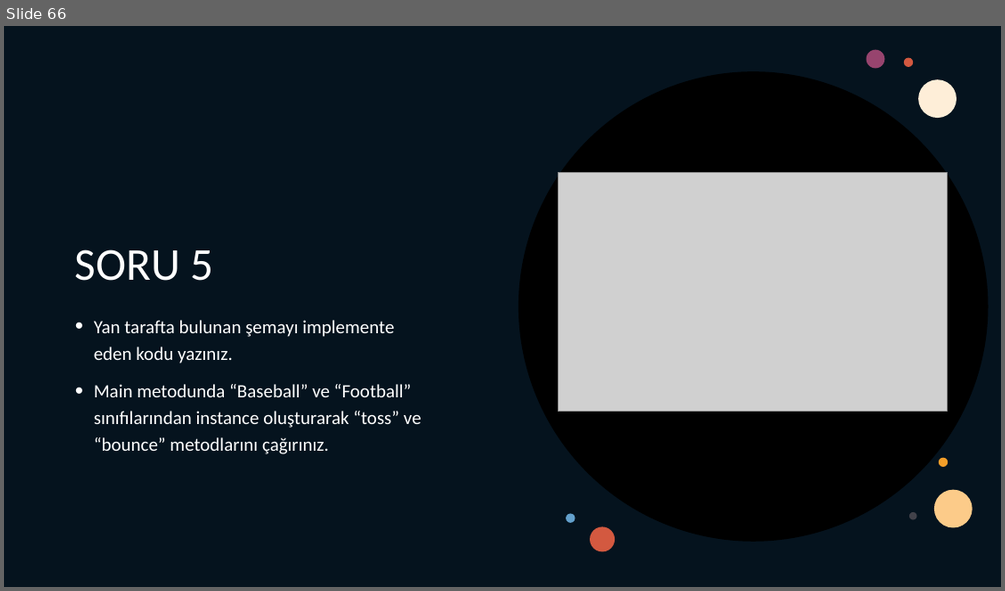
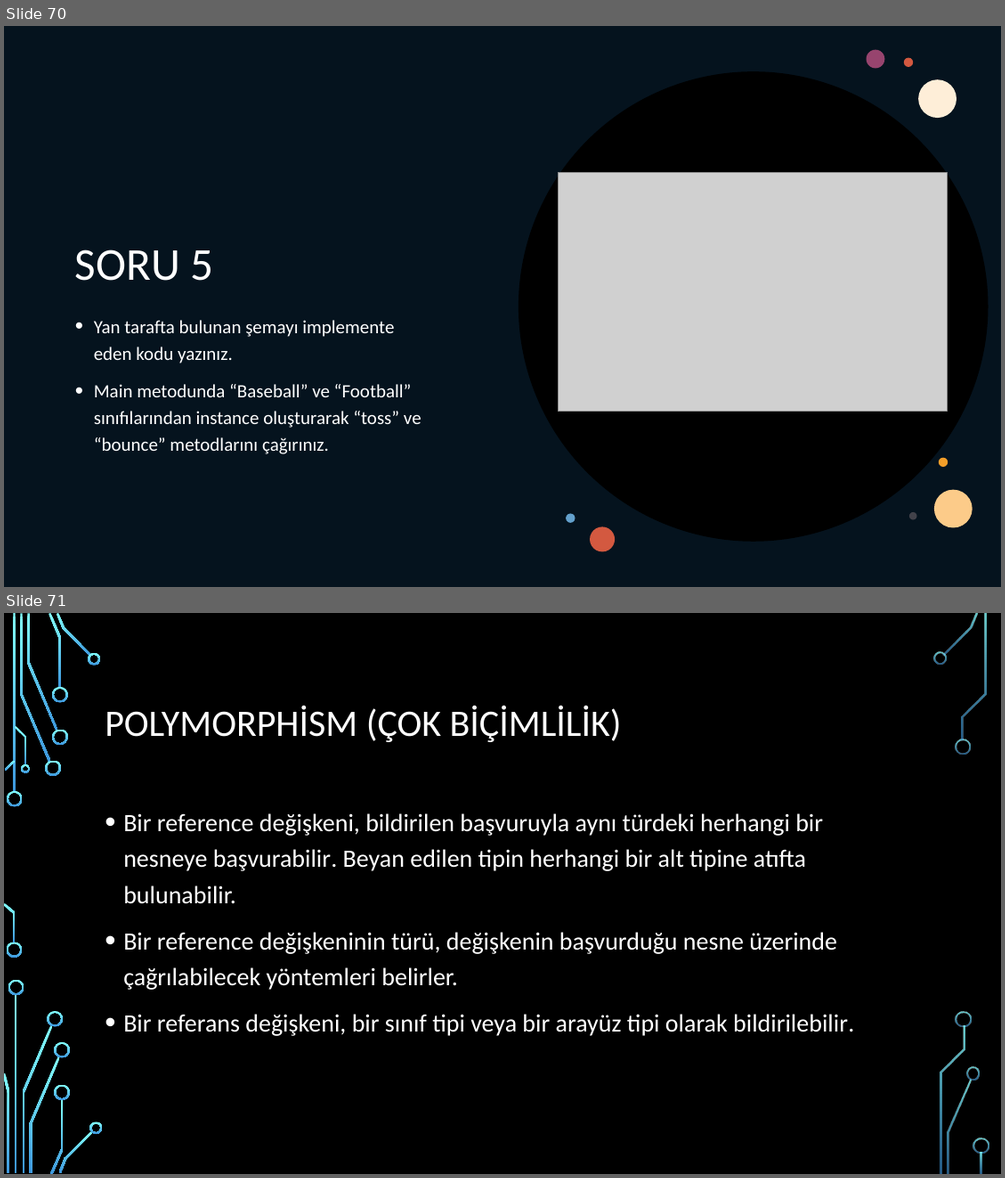
Before and after one commit to burakduman-bilgeadam/sunum, a slide deck: OOPPart2.pptx. Shown one above the other, each under a label of ours: slide 66 before the commit, slides 70 and 71 after it. The pictures are 1005x591 and 1005x1178 pixels, drawn with LibreOffice and Linux fonts; fonts in the diff are those of the drawing; grey boxes stand for pictures; background and template pictures are left out. Boxes give left, top, right and bottom in pixels: in the first picture for what was removed or moved away, otherwise in the second. Text is boxed around its words. In the diff, an @@ line names an element or a change of style, - is before the commit and + after.

```diff
--- a/OOPPart2.pptx
+++ b/OOPPart2.pptx
@@ slide 71 added at [4,613,1001,1174], background picture (left out); not listed: 17 template elements that a slide beside it also shows @@
@@ title added at [366,708,441,742], 36 pt, text #FFFFFF @@
+POLYMORPHISM (ÇOK BIÇIMLILIK)
@@ text added at [123,813,854,1036], 24 pt, text #FFFFFF @@
+• Bir reference değişkeni, bildirilen başvuruyla aynı türdeki herhangi bir nesneye başvurabilir. Beyan edilen tipin herhangi bir alt tipine atıfta bulunabilir.
+• Bir reference değişkeninin türü, değişkenin başvurduğu nesne üzerinde çağrılabilecek yöntemleri belirler.
+• Bir referans değişkeni, bir sınıf tipi veya bir arayüz tipi olarak bildirilebilir.
@@ group added at [7,652,989,1172]: 19 freeform shapes @@
@@ what was slide 66 is now slide 70 @@
```
Also in this commit, not shown: 4 slides changed, 25 other slides added, 5 other files.
